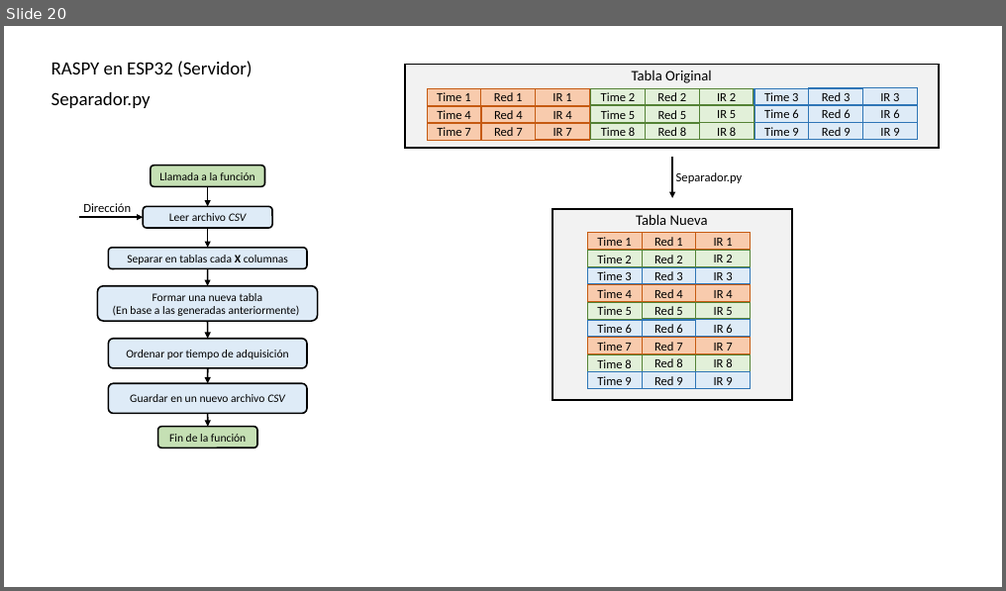
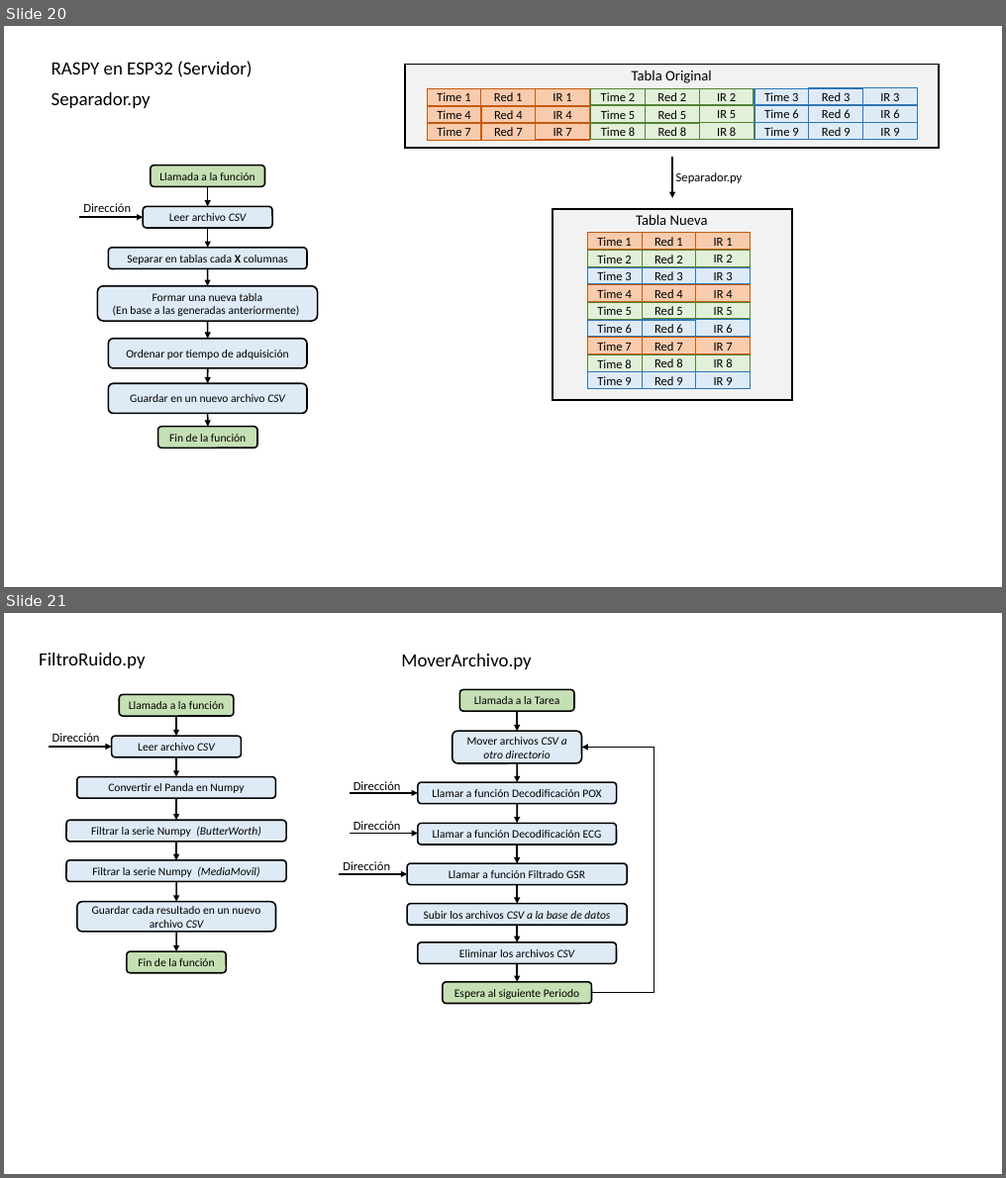
Before and after one commit to GICI-UPV-EHU/Biosignals-HW, a slide deck: Words y Excel/Imagenes.pptx. Shown one above the other, each under a label of ours: slide 20 before the commit, slides 20 and 21 after it. The pictures are 1006x591 and 1006x1178 pixels, drawn with LibreOffice and Linux fonts; fonts in the diff are those of the drawing. Boxes give left, top, right and bottom in pixels: in the first picture for what was removed or moved away, otherwise in the second. Text is boxed around its words. In the diff, an @@ line names an element or a change of style, - is before the commit and + after.

Commit message:
12/01/2023

```diff
--- a/Words y Excel/Imagenes.pptx
+++ b/Words y Excel/Imagenes.pptx
@@ slide 21 added at (4, 613, 1002, 1174), background #FFFFFF @@
@@ text added at (39, 653, 145, 668), 18 pt, text #000000 @@
+FiltroRuido.py
@@ text added at (401, 654, 531, 669), 18 pt, text #000000 @@
+MoverArchivo.py
@@ group added at (340, 689, 654, 1004): 10 arrows, 8 rounded rectangles, 3 texts, 1 elbow arrow @@
+Mover archivos CSV a otro directorio
+Llamar a función Decodificación POX
+Llamar a función Filtrado GSR
+Espera al siguiente Periodo
+Llamada a la Tarea
+Eliminar los archivos CSV
+Subir los archivos CSV a la base de datos
+Llamar a función Decodificación ECG
+Dirección
+Dirección
+Dirección
@@ group added at (49, 694, 286, 973): 7 rounded rectangles, 7 arrows, 1 text @@
+Leer archivo CSV
+Convertir el Panda en Numpy
+Filtrar la serie Numpy (ButterWorth)
+Fin de la función
+Llamada a la función
+Guardar cada resultado en un nuevo archivo CSV
+Dirección
+Filtrar la serie Numpy (MediaMovil)
```
Also in this commit, not shown: 3 other slides added.
